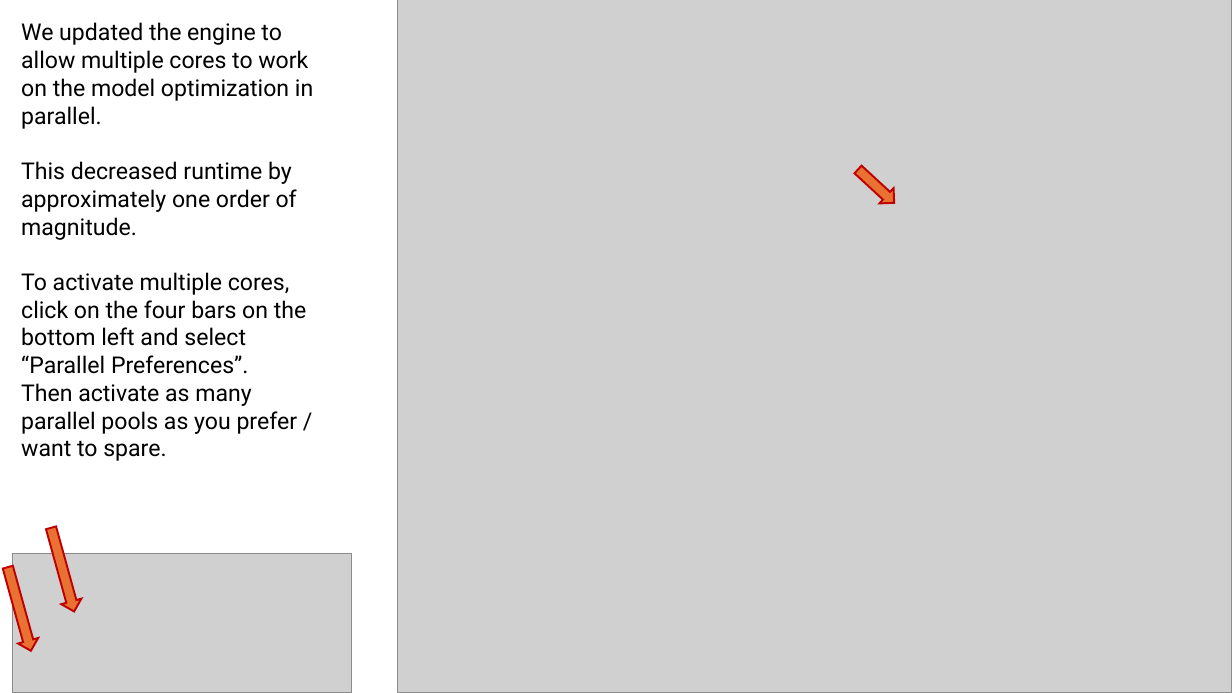
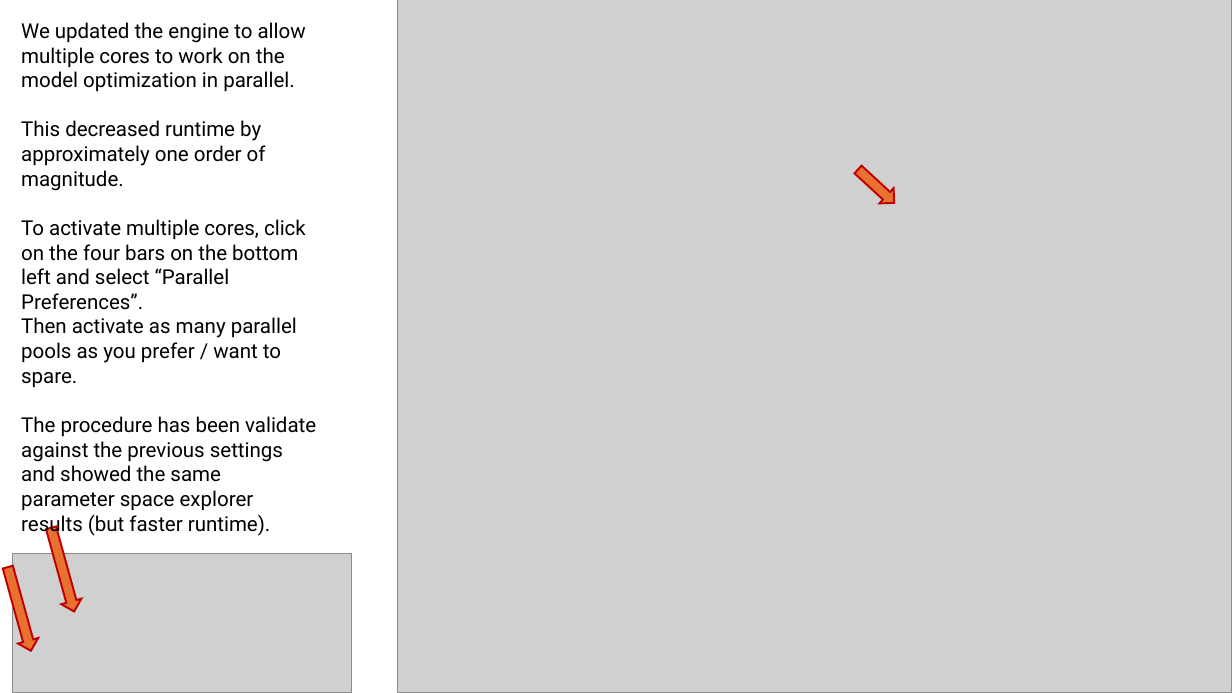
Before and after one commit to GammiB/TK-metabolism, a slide deck: slide 1 of README_activate_multiple_cores.pptx. Drawn at 1232x693 pixels with LibreOffice and Linux fonts; fonts in the diff are those of the drawing; grey boxes stand for pictures. Boxes give left, top, right and bottom in pixels: in the first picture for what was removed or moved away, otherwise in the second. Text is boxed around its words. In the diff, an @@ line names an element or a change of style, - is before the commit and + after.

```diff
--- a/README_activate_multiple_cores.pptx
+++ b/README_activate_multiple_cores.pptx
@@ text at [21, 22, 306, 388]: size 18 to 16 pt in "We updated the engine to allow multiple ...", "This decreased runtime by approximately one order ...", "To activate multiple cores, click on the ...", "Then activate as many parallel pools as ..." @@
@@ text at [21, 416, 316, 511]: paragraph added @@
+The procedure has been validate against the previous settings and showed the same parameter space explorer results (but faster runtime).
```
